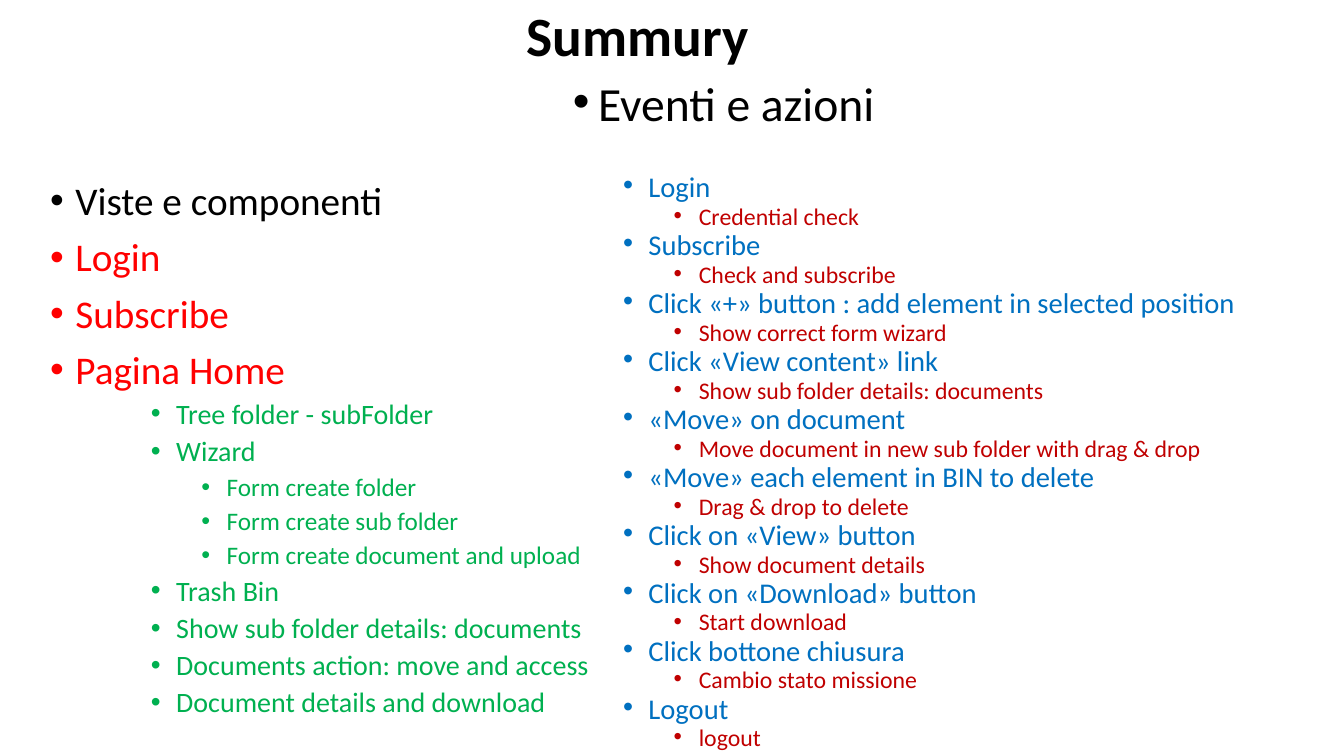
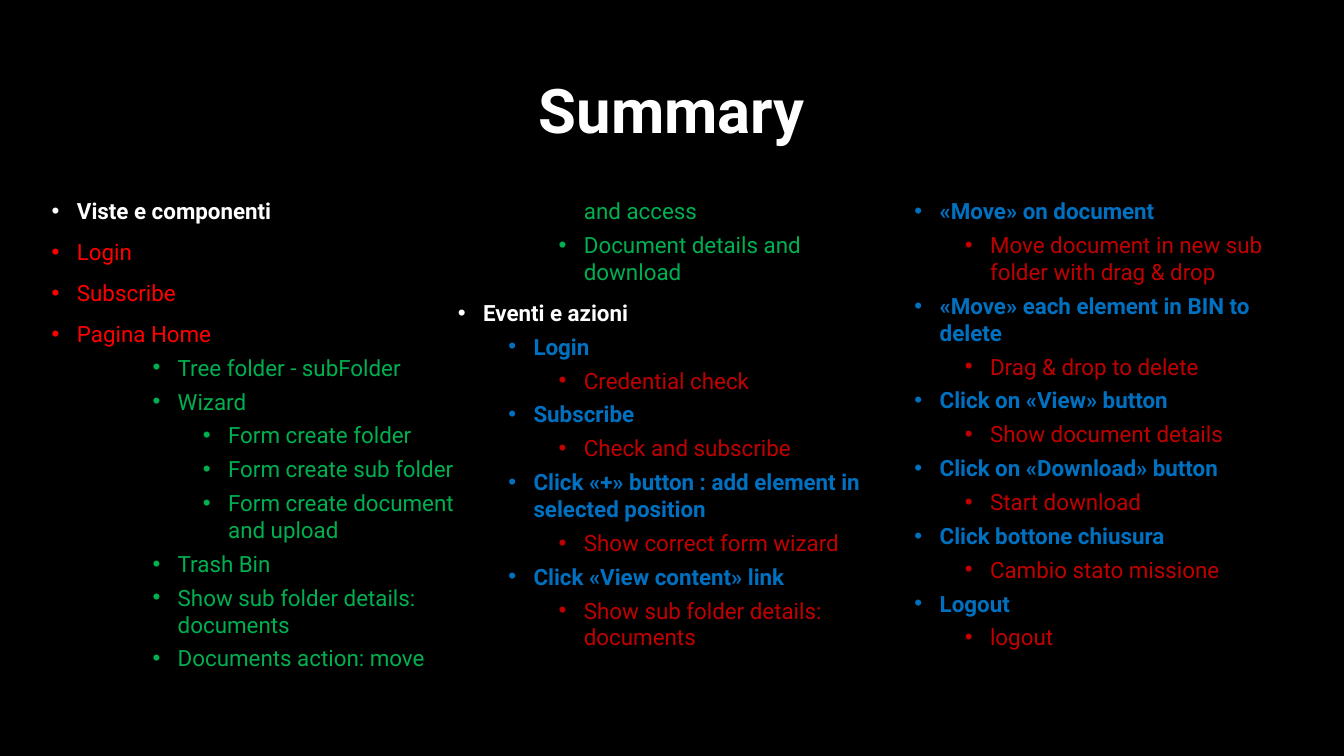
Before and after one commit to lorenzofranze/TIW2022-DocumentManager, a slide deck: slide 17 of deliveries/documentManager.pptx. Drawn at 1344x756 pixels with LibreOffice and Linux fonts; fonts in the diff are those of the drawing. Boxes give left, top, right and bottom in pixels: in the first picture for what was removed or moved away, otherwise in the second. Text is boxed around its words. In the diff, an @@ line names an element or a change of style, - is before the commit and + after.

```diff
--- a/deliveries/documentManager.pptx
+++ b/deliveries/documentManager.pptx
@@ background #FFFFFF to #000000 @@
@@ title removed at box(526, 19, 748, 65) @@
-Summury
@@ title added at box(539, 88, 805, 146), 44 pt, text #FFFFFF, bold @@
+Summary
@@ text removed at box(598, 88, 1235, 750) @@
-• Eventi e azioni
-  • Login
-    • Credential check
-  • Subscribe
-    • Check and subscribe
-  • Click «+» button : add element in selected position
-    • Show correct form wizard
-  • Click «View content» link
-    • Show sub folder details: documents
-  • «Move» on document
-    • Move document in new sub folder with drag & drop
-  • «Move» each element in BIN to delete
-    • Drag & drop to delete
-  • Click on «View» button
-    • Show document details
-  • Click on «Download» button
-    • Start download
-  • Click bottone chiusura
-    • Cambio stato missione
-  • Logout
-    • logout
@@ text "Viste e componenti": place and size @@
-text "Viste e componenti" at box(75, 188, 588, 713)
+text "Viste e componenti" at box(77, 202, 1262, 666)
@@ text "Viste e componenti" at box(77, 202, 1262, 666): columns 1 to 3 @@
@@ text at box(77, 202, 453, 666): size 28 to 16 pt in "Viste e componenti", "Login", "Subscribe", "Pagina Home"; font Calibri to Roboto in "Viste e componenti", "Login", "Subscribe", "Pagina Home" and 9 more places; text colour #000000 to #FFFFFF, bold on in "Viste e componenti"; size 20 to 16 pt in "Tree folder - subFolder", "Wizard", "Trash Bin", "Show sub folder details: documents" and 2 more places; size 18 to 16 pt in "Form create folder", "Form create sub folder", "Form create document and upload"; line spacing 0.9 to 1 @@
@@ text at box(483, 202, 1262, 650): paragraphs added @@
+• Eventi e azioni
+  • Login
+    • Credential check
+  • Subscribe
+    • Check and subscribe
+  • Click «+» button : add element in selected position
+    • Show correct form wizard
+  • Click «View content» link
+    • Show sub folder details: documents
+  • «Move» on document
+    • Move document in new sub folder with drag & drop
+  • «Move» each element in BIN to delete
+    • Drag & drop to delete
+  • Click on «View» button
+    • Show document details
+  • Click on «Download» button
+    • Start download
+  • Click bottone chiusura
+    • Cambio stato missione
+  • Logout
+    • logout
```
Also in this commit, not shown: 17 other slides changed, 6 slides added, 7 slides removed.
